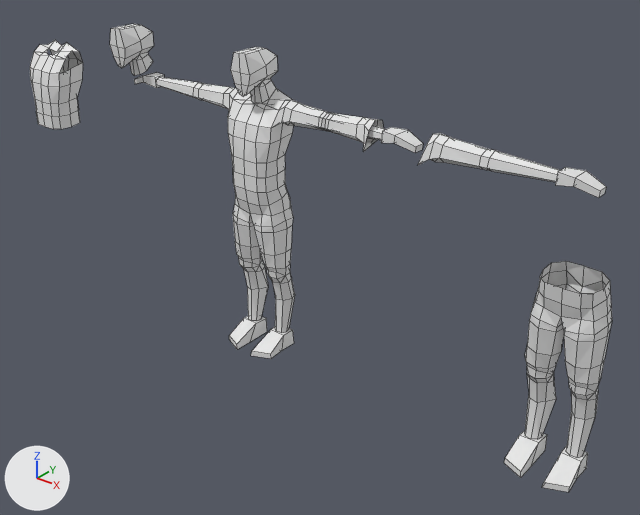
The Blender file blender_files/def_male.blend, before and after one commit.
Camera for both pictures: a 50 mm camera at (3.06, -3.28, 2.72) aimed at (0.35, 0.11, 0.62). Arrows for +X, +Y and +Z are at lower left; the lights stay in place. Mesh edges are drawn as thin lines.

Before the edit, the objects in view are built like this:
```python
ob_m_def_arms = bpy.data.objects.new('M_DEF_ARMS', me_cube_001)
ob_m_def_arms.location = (0.0, 0.0, 0.0)
ob_m_def_arms.scale = (0.0976, 0.0976, 0.0976)
ob_m_def_arms_001 = bpy.data.objects.new('M_DEF_ARMS.001', me_cube_005)
ob_m_def_arms_001.location = (0.884, 0.0, 0.0)
ob_m_def_arms_001.scale = (0.0976, 0.0976, 0.0976)
ob_m_def_head_001 = bpy.data.objects.new('M_DEF_HEAD.001', me_cube_006)
ob_m_def_head_001.location = (-0.942, 0.0, 0.0)
ob_m_def_head_001.scale = (0.0976, 0.0976, 0.0976)
ob_m_def_legs_001 = bpy.data.objects.new('M_DEF_LEGS.001', me_cube_008)
ob_m_def_legs_001.location = (1.803, 0.0, 0.0)
ob_m_def_legs_001.scale = (0.0976, 0.0976, 0.0976)
ob_m_def_torso_001 = bpy.data.objects.new('M_DEF_TORSO.001', me_cube_007)
ob_m_def_torso_001.location = (-1.748, 0.0, 0.0)
ob_m_def_torso_001.scale = (0.0976, 0.0976, 0.0976)
# also in view: 'M_DEF_LEGS' at (0.0, 0.01, 0.51); 'M_DEF_HEAD' at (0.0, 0.01, 1.57); 'M_DEF_TORSO' at (0.0, 0.04, 1.24)
```
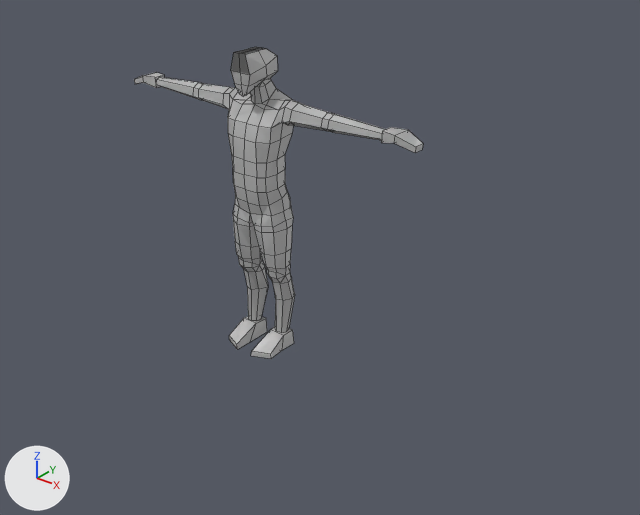
The edits, one by one:
Object 'M_DEF_ARMS.001' (ob_m_def_arms_001) moves from (0.884, 0.0, 0.0) to (0.0, 0.0, 0.0).
Object 'M_DEF_HEAD.001' (ob_m_def_head_001) moves from (-0.942, 0.0, 0.0) to (0.0, 0.0, 0.0).
Object 'M_DEF_TORSO.001' (ob_m_def_torso_001) moves from (-1.748, 0.0, 0.0) to (0.0, 0.0, 0.0).
Object 'M_DEF_LEGS.001' (ob_m_def_legs_001) moves from (1.803, 0.0, 0.0) to (0.0, 0.0, 0.0).

Changed parts and their boxes (x1, y1, x2, y2) in the pictures (640 x 515 px):
'M_DEF_LEGS.001', moved
    before: (504, 261, 612, 492)
    after: (229, 183, 295, 359)
'M_DEF_TORSO.001', moved
    before: (30, 40, 83, 129)
    after: (228, 89, 293, 193)
'M_DEF_ARMS.001', moved
    before: (256, 103, 606, 198)
    after: (134, 72, 423, 153)
'M_DEF_HEAD.001', moved
    before: (110, 24, 154, 76)
    after: (231, 47, 278, 104)
'M_DEF_LEGS', unchanged, covered by the edit
    before: (229, 183, 295, 359)
'M_DEF_TORSO', unchanged, covered by the edit
    before: (228, 89, 293, 193)
'M_DEF_ARMS', unchanged, covered by the edit
    before: (134, 72, 423, 153)
'M_DEF_HEAD', unchanged, covered by the edit
    before: (231, 47, 278, 104)
